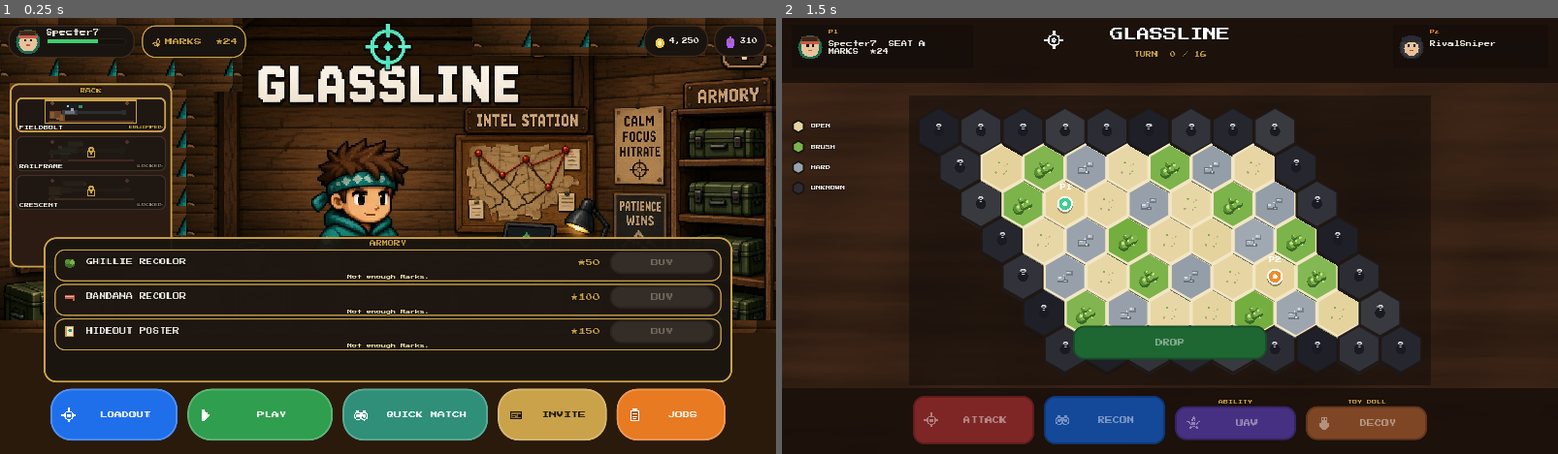
Above: before the commit, frames 1-2 (left to right).
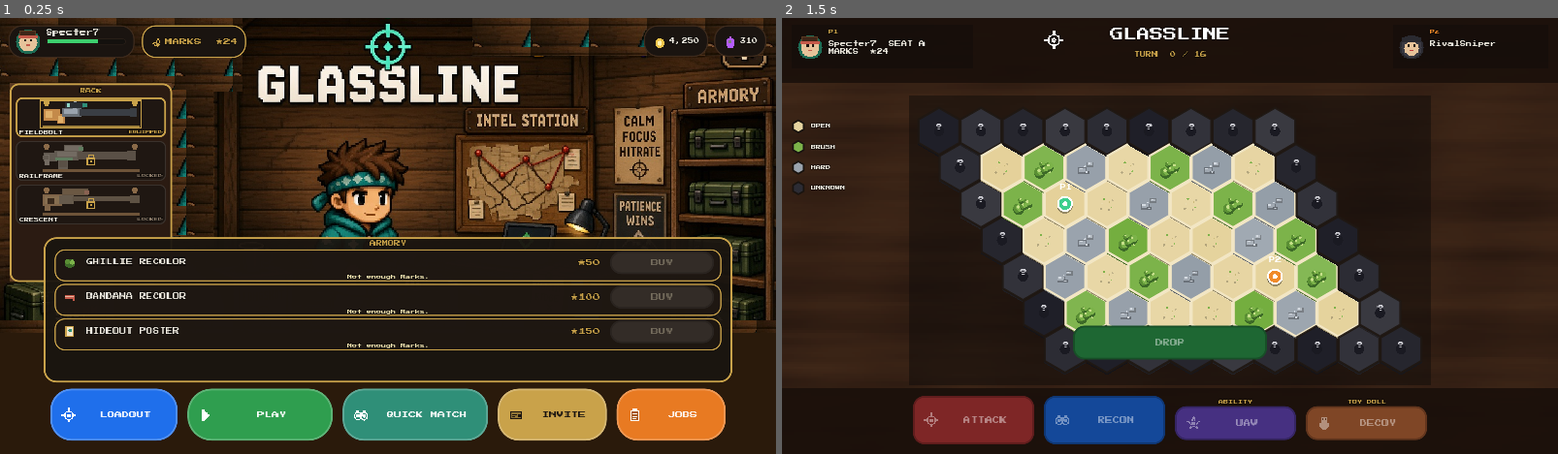
Above: after the commit, the same moments.

Repository: physikal/glassline-godot
Game: Godot game, scene res://scenes/lobby/hideout_lobby.tscn
Two runs of this game, one before a commit and one after it. Both use one fixed random seed, a clock stepped at 60 frames per second and the inputs below.
Inputs (mouse positions are in pixels of both pictures, inside the frame that each line leads up to):
- Up to frame 1 (0.25 s): no input
- Up to frame 2 (1.5 s): click "PLAY" at 0.5 s; tap Enter at 1.25 s; move the mouse to (1340, 214) at 1.27 s; click (1340, 214) at 1.42 s

The runs differ from the first frame. In frame 1, 2.1% of the frame differs, in the area x 1-64%, y 18-61%; in frame 2, nothing differs.

Commit message:
Art pack stills + chunkier rifle silhouettes
Capture hideout rack (Fieldbolt equipped, two locked, poster), ARMORY,
hex terrain, Fieldbolt optic, labeled families, and operative + doll.
Thicken family chrome and keep the plate held rifle on the starter bolt.

Co-authored-by: physikal <physikal@users.noreply.github.com>

Diff:
--- a/scenes/lobby/hideout_lobby.gd
+++ b/scenes/lobby/hideout_lobby.gd
@@ -408,16 +408,14 @@
 	if _shop_row:
 		_shop_row.visible = false
 	var doll := ExposureDoll.new()
-	doll.custom_minimum_size = Vector2(120, 160)
-	doll.size = Vector2(120, 160)
-	doll.set_anchors_preset(PRESET_CENTER)
-	doll.offset_left = 170
-	doll.offset_right = 290
-	doll.offset_top = -80
-	doll.offset_bottom = 80
-	doll.bind_server_pct(72.0)
+	doll.custom_minimum_size = Vector2(160, 220)
+	doll.set_anchors_preset(PRESET_TOP_LEFT)
+	doll.position = Vector2(300, 148)
+	doll.size = Vector2(160, 220)
+	doll.bind_server_pct(92.0)
 	doll.bind_equipped(ClientSession.equipped_cosmetic)
 	add_child(doll)
+	doll.size = Vector2(160, 220)
 	_refresh_gun_rack()
 	await get_tree().process_frame
 	await get_tree().process_frame
@@ -772,13 +770,13 @@
 	_rack_cover = ColorRect.new()
 	_rack_cover.color = Color("5a3a22")
 	_rack_cover.position = Vector2(16, 108)
-	_rack_cover.size = Vector2(268, 304)
+	_rack_cover.size = Vector2(268, 328)
 	_rack_cover.mouse_filter = Control.MOUSE_FILTER_IGNORE
 	add_child(_rack_cover)
 
 	_gun_rack = PanelContainer.new()
 	_gun_rack.position = Vector2(16, 108)
-	_gun_rack.size = Vector2(268, 304)
+	_gun_rack.size = Vector2(268, 328)
 	var box := Chrome.flat(Color(0.16, 0.10, 0.07, 0.96), 14, Chrome.HIGH_GOLD, 3)
 	box.content_margin_left = 10
 	box.content_margin_right = 10
@@ -816,7 +814,7 @@
 
 	var rifle := TextureRect.new()
 	rifle.texture_filter = CanvasItem.TEXTURE_FILTER_NEAREST
-	rifle.custom_minimum_size = Vector2(236, 40)
+	rifle.custom_minimum_size = Vector2(236, 48)
 	rifle.expand_mode = TextureRect.EXPAND_IGNORE_SIZE
 	rifle.stretch_mode = TextureRect.STRETCH_KEEP_ASPECT_CENTERED
 	rifle.mouse_filter = Control.MOUSE_FILTER_IGNORE
@@ -866,7 +864,7 @@
 		var status: Label = widgets.get("status")
 		var row: PanelContainer = widgets.get("row")
 		if rifle:
-			rifle.texture = ArtPack.rifle_texture(str(gid), state, 168, 44)
+			rifle.texture = ArtPack.rifle_texture(str(gid), state, 168, 48)
 		if status:
 			if state == "equipped":
 				status.text = "EQUIPPED"
@@ -886,7 +884,10 @@
 			box.content_margin_bottom = 4
 			row.add_theme_stylebox_override("panel", box)
 	if _held_rifle:
-		_held_rifle.texture = ArtPack.rifle_held_texture(ClientSession.equipped_gun_id(), 140, 40)
+		var gid := ClientSession.equipped_gun_id()
+		_held_rifle.texture = ArtPack.rifle_held_texture(gid, 168, 48)
+		## Plate already holds a Fieldbolt. Overlay only when another family is equipped.
+		_held_rifle.visible = gid != Contract.GUN_FIELDBOLT
 
 
 func _show_rifle_showcase(show: bool) -> void:
@@ -1267,9 +1268,9 @@
 	_stamp_wood(img, 0, 0, mini(400, w), mini(122, h), px, py, pw, ph)
 	_stamp_wood(img, maxi(0, w - 500), 0, w, mini(62, h), px, py, pw, ph)
 	_stamp_wood(img, 0, maxi(0, h - 220), w, h, px, py, pw, ph)
-	## Cover baked plate rifles so the live rack / held silhouette can bind.
+	## Cover baked plate rifles so the live rack can bind. Leave the plate's held gun
+	## when Fieldbolt is equipped — overlay only swaps other families.
 	_stamp_wood(img, int(w * 0.015), int(h * 0.165), int(w * 0.275), int(h * 0.50), px, py, pw, ph)
-	_stamp_wood(img, int(w * 0.44), int(h * 0.50), int(w * 0.64), int(h * 0.59), px, py, pw, ph)
 	var wood := img.get_pixel(px, py)
 	for cover in _wood_covers:
 		cover.color = wood
--- a/scenes/match/exposure_doll.gd
+++ b/scenes/match/exposure_doll.gd
@@ -10,7 +10,8 @@
 
 
 func _ready() -> void:
-	custom_minimum_size = Vector2(88, 118)
+	if custom_minimum_size.x < 88.0 or custom_minimum_size.y < 118.0:
+		custom_minimum_size = Vector2(88, 118)
 	mouse_filter = Control.MOUSE_FILTER_IGNORE
 	queue_redraw()
 
@@ -41,6 +42,7 @@
 	draw_rect(Rect2(0, 0, w, h), Color(0.10, 0.07, 0.05, 0.62), true)
 	draw_rect(Rect2(1, 1, w - 2, h - 2), Chrome.HIGH_GOLD, false, 2.0)
 	var cx := w * 0.5
+	var s := minf(w / 88.0, h / 118.0)
 	var body := Color("e6c39a")
 	var shirt := Color("1d6b54")
 	var pants := Color("2a241c")
@@ -52,34 +54,34 @@
 		shirt = Color("8a3a28")
 	if ghillie:
 		## Full leafy hood with a face peek — same chrome read as hideout plate.
-		draw_circle(Vector2(cx, h * 0.24), 8.0, body)
-		draw_circle(Vector2(cx, h * 0.16), 14.0, Color("3d6a28"))
-		draw_circle(Vector2(cx - 8.0, h * 0.12), 7.0, Color("5a8f34"))
-		draw_circle(Vector2(cx + 8.0, h * 0.13), 6.5, Color("7cb34a"))
-		draw_circle(Vector2(cx, h * 0.08), 6.0, Color("6aa03a"))
-		draw_circle(Vector2(cx + 1.0, h * 0.26), 5.0, body)
-		draw_rect(Rect2(cx - 3.0, h * 0.22, 2.0, 2.0), Chrome.INK)
-		draw_rect(Rect2(cx + 2.0, h * 0.22, 2.0, 2.0), Chrome.INK)
+		draw_circle(Vector2(cx, h * 0.24), 8.0 * s, body)
+		draw_circle(Vector2(cx, h * 0.16), 14.0 * s, Color("3d6a28"))
+		draw_circle(Vector2(cx - 8.0 * s, h * 0.12), 7.0 * s, Color("5a8f34"))
+		draw_circle(Vector2(cx + 8.0 * s, h * 0.13), 6.5 * s, Color("7cb34a"))
+		draw_circle(Vector2(cx, h * 0.08), 6.0 * s, Color("6aa03a"))
+		draw_circle(Vector2(cx + 1.0 * s, h * 0.26), 5.0 * s, body)
+		draw_rect(Rect2(cx - 3.0 * s, h * 0.22, 2.0 * s, 2.0 * s), Chrome.INK)
+		draw_rect(Rect2(cx + 2.0 * s, h * 0.22, 2.0 * s, 2.0 * s), Chrome.INK)
 	else:
-		draw_circle(Vector2(cx, h * 0.22), 9.0, body)
-		draw_rect(Rect2(cx - 10.0, h * 0.10, 20.0, 7.0), Color("5a3a22"))
-		draw_rect(Rect2(cx - 8.0, h * 0.11, 16.0, 4.0), Color("3d2618"))
-		draw_rect(Rect2(cx - 3.5, h * 0.20, 2.4, 2.4), Chrome.INK)
-		draw_rect(Rect2(cx + 1.4, h * 0.20, 2.4, 2.4), Chrome.INK)
-		draw_rect(Rect2(cx - 2.0, h * 0.26, 4.5, 1.6), Color("c45a4a"))
+		draw_circle(Vector2(cx, h * 0.22), 9.0 * s, body)
+		draw_rect(Rect2(cx - 10.0 * s, h * 0.10, 20.0 * s, 7.0 * s), Color("5a3a22"))
+		draw_rect(Rect2(cx - 8.0 * s, h * 0.11, 16.0 * s, 4.0 * s), Color("3d2618"))
+		draw_rect(Rect2(cx - 3.5 * s, h * 0.20, 2.4 * s, 2.4 * s), Chrome.INK)
+		draw_rect(Rect2(cx + 1.4 * s, h * 0.20, 2.4 * s, 2.4 * s), Chrome.INK)
+		draw_rect(Rect2(cx - 2.0 * s, h * 0.26, 4.5 * s, 1.6 * s), Color("c45a4a"))
 	if bandana:
-		draw_rect(Rect2(cx - 10.0, h * 0.16, 20.0, 5.5), Color("c45a4a"))
-		draw_rect(Rect2(cx + 8.0, h * 0.20, 5.0, 7.0), Color("c45a4a"))
-	draw_rect(Rect2(cx - 10.0, h * 0.30, 20.0, 24.0), shirt)
-	draw_circle(Vector2(cx, h * 0.38), 4.0, body)
+		draw_rect(Rect2(cx - 10.0 * s, h * 0.16, 20.0 * s, 5.5 * s), Color("c45a4a"))
+		draw_rect(Rect2(cx + 8.0 * s, h * 0.20, 5.0 * s, 7.0 * s), Color("c45a4a"))
+	draw_rect(Rect2(cx - 10.0 * s, h * 0.30, 20.0 * s, 24.0 * s), shirt)
+	draw_circle(Vector2(cx, h * 0.38), 4.0 * s, body)
 	if ghillie:
-		draw_circle(Vector2(cx - 10.0, h * 0.32), 6.0, Color("5a8f34"))
-		draw_circle(Vector2(cx + 10.0, h * 0.34), 5.5, Color("7cb34a"))
-		draw_circle(Vector2(cx, h * 0.36), 5.0, Color("3d6a28"))
-	draw_rect(Rect2(cx - 8.0, h * 0.54, 7.0, 18.0), pants)
-	draw_rect(Rect2(cx + 1.0, h * 0.54, 7.0, 18.0), pants)
-	draw_rect(Rect2(cx - 8.0, h * 0.70, 7.0, 4.0), Color("3d2618"))
-	draw_rect(Rect2(cx + 1.0, h * 0.70, 7.0, 4.0), Color("3d2618"))
+		draw_circle(Vector2(cx - 10.0 * s, h * 0.32), 6.0 * s, Color("5a8f34"))
+		draw_circle(Vector2(cx + 10.0 * s, h * 0.34), 5.5 * s, Color("7cb34a"))
+		draw_circle(Vector2(cx, h * 0.36), 5.0 * s, Color("3d6a28"))
+	draw_rect(Rect2(cx - 8.0 * s, h * 0.54, 7.0 * s, 18.0 * s), pants)
+	draw_rect(Rect2(cx + 1.0 * s, h * 0.54, 7.0 * s, 18.0 * s), pants)
+	draw_rect(Rect2(cx - 8.0 * s, h * 0.70, 7.0 * s, 4.0 * s), Color("3d2618"))
+	draw_rect(Rect2(cx + 1.0 * s, h * 0.70, 7.0 * s, 4.0 * s), Color("3d2618"))
 	var cover_h := h * ((100.0 - exposure_pct) / 100.0) * 0.72
 	if cover_h > 2.0:
 		draw_rect(Rect2(2, h - cover_h, w - 4, cover_h - 2), Color("3d6a28"))
--- a/scripts/art_pack.gd
+++ b/scripts/art_pack.gd
@@ -112,87 +112,78 @@
 
 
 static func _draw_hooks(img: Image, dim: bool) -> void:
-	var hook := Color("4a3224") if dim else Color("6b4428")
+	var hook := Color("8a6a48") if dim else Color("c9a24a")
 	var w := img.get_width()
 	var h := img.get_height()
-	_fill_rect(img, 10, 4, 8, 4, hook)
-	_fill_rect(img, 12, 2, 4, 8, hook)
-	_fill_rect(img, w - 22, 4, 8, 4, hook)
-	_fill_rect(img, w - 20, 2, 4, 8, hook)
-	_fill_rect(img, 6, h - 6, w - 12, 3, hook.darkened(0.15))
+	_fill_rect(img, 6, 2, 10, 5, hook)
+	_fill_rect(img, 8, 1, 6, 9, hook)
+	_fill_rect(img, w - 16, 2, 10, 5, hook)
+	_fill_rect(img, w - 14, 1, 6, 9, hook)
+	_fill_rect(img, 4, h - 5, w - 8, 4, hook.darkened(0.20))
 
 
 static func _draw_fieldbolt(img: Image, locked: bool) -> void:
 	## Classic wood bolt — Remington 700 / M24 family, toy silhouette.
-	var wood := _ink(WOOD, locked)
-	var wood_l := _ink(WOOD_LIGHT, locked)
-	var metal := _ink(METAL, locked)
-	var barrel := _ink(Color("2a2e32"), locked)
-	var scope := _ink(Color("1a1c20"), locked)
-	var y := 18
-	_fill_rect(img, 8, y + 2, 22, 14, wood)
-	_fill_rect(img, 10, y + 4, 8, 10, wood_l)
-	_fill_rect(img, 26, y + 8, 10, 14, wood)
-	_fill_rect(img, 28, y + 10, 6, 10, wood_l)
-	_fill_rect(img, 32, y, 28, 10, metal)
-	_fill_rect(img, 36, y + 2, 18, 6, _ink(METAL_LITE, locked))
-	_fill_rect(img, 48, y - 8, 4, 10, _ink(STEEL, locked))
-	_fill_circle(img, 50, y - 8, 3, _ink(STEEL, locked))
-	_fill_rect(img, 58, y + 2, 86, 6, barrel)
-	_fill_rect(img, 140, y + 1, 8, 8, barrel)
-	_fill_rect(img, 38, y - 10, 28, 8, scope)
-	_fill_rect(img, 62, y - 8, 6, 6, _ink(TEAL, locked))
-	_fill_rect(img, 40, y - 8, 4, 4, _ink(Color("8fd4c4"), locked))
-	_fill_rect(img, 20, y + 14, 14, 4, wood_l)
+	var wood := _ink(Color("c48a4a"), locked)
+	var wood_l := _ink(Color("e0b06a"), locked)
+	var metal := _ink(Color("6a7178"), locked)
+	var barrel := _ink(Color("3a3e44"), locked)
+	var scope := _ink(Color("2a2e32"), locked)
+	_fill_rect(img, 6, 16, 28, 18, wood)
+	_fill_rect(img, 10, 18, 10, 12, wood_l)
+	_fill_rect(img, 28, 24, 14, 16, wood)
+	_fill_rect(img, 30, 26, 8, 12, wood_l)
+	_fill_rect(img, 36, 14, 32, 14, metal)
+	_fill_rect(img, 40, 16, 22, 8, _ink(STEEL, locked))
+	_fill_rect(img, 54, 6, 6, 12, _ink(STEEL, locked))
+	_fill_circle(img, 57, 6, 4, _ink(STEEL, locked))
+	_fill_rect(img, 66, 16, 86, 10, barrel)
+	_fill_rect(img, 148, 14, 12, 14, barrel)
+	_fill_rect(img, 42, 4, 32, 10, scope)
+	_fill_rect(img, 70, 6, 8, 6, _ink(TEAL, locked))
+	_fill_rect(img, 44, 6, 6, 6, _ink(Color("8fd4c4"), locked))
 
 
 static func _draw_railframe(img: Image, locked: bool) -> void:
 	## Chassis bolt — AI AX / AWM-class, chunky toy frame. No rail salad.
-	var chassis := _ink(Color("2c3238"), locked)
-	var lite := _ink(Color("4a545c"), locked)
-	var accent := _ink(TEAL, locked)
-	var barrel := _ink(Color("1a1e22"), locked)
-	var y := 16
-	_fill_rect(img, 8, y + 4, 18, 10, chassis)
-	_fill_rect(img, 10, y + 6, 6, 14, lite)
-	_fill_rect(img, 6, y + 8, 8, 4, chassis)
-	_fill_rect(img, 24, y, 36, 12, chassis)
-	_fill_rect(img, 28, y + 2, 28, 6, lite)
-	_fill_rect(img, 30, y + 12, 12, 16, chassis)
-	_fill_rect(img, 32, y + 14, 8, 12, _ink(Color("1a1c20"), locked))
-	_fill_rect(img, 26, y + 10, 22, 3, accent)
-	_fill_rect(img, 58, y + 2, 82, 8, barrel)
-	_fill_rect(img, 136, y, 10, 12, barrel)
-	_fill_rect(img, 42, y - 12, 26, 12, chassis)
-	_fill_rect(img, 44, y - 10, 22, 8, lite)
-	_fill_rect(img, 64, y - 8, 6, 6, accent)
-	_fill_rect(img, 24, y - 2, 8, 4, _ink(STEEL, locked))
+	var chassis := _ink(Color("4a545c"), locked)
+	var lite := _ink(Color("8a949c"), locked)
+	var accent := _ink(Color("3ecf8e"), locked)
+	var barrel := _ink(Color("2a2e32"), locked)
+	_fill_rect(img, 6, 16, 22, 14, chassis)
+	_fill_rect(img, 8, 18, 8, 18, lite)
+	_fill_rect(img, 4, 20, 10, 6, chassis)
+	_fill_rect(img, 24, 12, 40, 16, chassis)
+	_fill_rect(img, 28, 14, 32, 8, lite)
+	_fill_rect(img, 30, 26, 16, 16, chassis)
+	_fill_rect(img, 32, 28, 12, 12, barrel)
+	_fill_rect(img, 26, 24, 28, 4, accent)
+	_fill_rect(img, 62, 14, 86, 12, barrel)
+	_fill_rect(img, 144, 12, 14, 16, barrel)
+	_fill_rect(img, 40, 2, 30, 12, chassis)
+	_fill_rect(img, 42, 4, 26, 8, lite)
+	_fill_rect(img, 64, 6, 8, 6, accent)
 
 
 static func _draw_crescent(img: Image, locked: bool) -> void:
 	## Long cutout — SVD / Dragunov-class thumbhole, toy-spy not OEM.
-	var wood := _ink(Color("5a3a22"), locked)
-	var wood_l := _ink(Color("7a5230"), locked)
-	var metal := _ink(Color("3a332c"), locked)
-	var barrel := _ink(Color("2a2620"), locked)
-	var y := 17
-	_fill_rect(img, 6, y, 26, 16, wood)
-	_fill_rect(img, 8, y + 2, 22, 12, wood_l)
-	_fill_rect(img, 12, y + 5, 12, 8, Color(0, 0, 0, 0) if not locked else LOCK_INK)
-	if locked:
-		_fill_rect(img, 12, y + 5, 12, 8, LOCK_INK)
-	else:
-		for yy in range(y + 5, y + 13):
-			for xx in range(12, 24):
-				img.set_pixel(xx, yy, Color(0, 0, 0, 0))
-	_fill_rect(img, 10, y + 14, 8, 10, wood)
-	_fill_rect(img, 28, y + 2, 22, 10, metal)
-	_fill_rect(img, 48, y + 3, 100, 5, barrel)
-	_fill_rect(img, 144, y + 1, 12, 8, barrel)
-	_fill_rect(img, 34, y - 10, 40, 10, _ink(Color("2a1c14"), locked))
-	_fill_rect(img, 36, y - 8, 36, 6, _ink(Color("4a3220"), locked))
-	_fill_rect(img, 70, y - 7, 6, 5, _ink(Color("c45a4a"), locked))
-	_fill_rect(img, 8, y + 18, 18, 3, wood_l)
+	var wood := _ink(Color("b87a3a"), locked)
+	var wood_l := _ink(Color("d4a05a"), locked)
+	var metal := _ink(Color("5a5248"), locked)
+	var barrel := _ink(Color("3a332c"), locked)
+	_fill_rect(img, 4, 12, 32, 20, wood)
+	_fill_rect(img, 8, 16, 24, 12, wood_l)
+	for yy in range(18, 28):
+		for xx in range(12, 24):
+			if xx >= 0 and yy >= 0 and xx < img.get_width() and yy < img.get_height():
+				img.set_pixel(xx, yy, Color("3a2a1c") if locked else Color(0, 0, 0, 0))
+	_fill_rect(img, 8, 28, 10, 12, wood)
+	_fill_rect(img, 32, 14, 24, 14, metal)
+	_fill_rect(img, 54, 16, 100, 8, barrel)
+	_fill_rect(img, 148, 14, 16, 12, barrel)
+	_fill_rect(img, 36, 2, 44, 12, _ink(Color("4a3220"), locked))
+	_fill_rect(img, 38, 4, 40, 8, _ink(Color("6a4a28"), locked))
+	_fill_rect(img, 74, 6, 8, 6, _ink(Color("e07060"), locked))
 
 
 static func _draw_lock(img: Image) -> void:
@@ -216,7 +207,7 @@
 static func _ink(color: Color, locked: bool) -> Color:
 	if not locked:
 		return color
-	return Color(SILHOUETTE.r, SILHOUETTE.g, SILHOUETTE.b, 0.82).lerp(color.darkened(0.55), 0.28)
+	return Color("7a6a58").lerp(color.darkened(0.25), 0.35)
 
 
 static func _label(img: Image, x: int, y: int, text: String, color: Color) -> void:
Binary file added: artifacts/ux/art_armory_wartable.png
Binary file added: artifacts/ux/art_attack_optic.png
Binary file added: artifacts/ux/art_hex_terrain.png
Binary file added: artifacts/ux/art_hideout_dynamic.png
Binary file added: artifacts/ux/art_operative_doll.png
Binary file added: artifacts/ux/art_rifle_families.png
